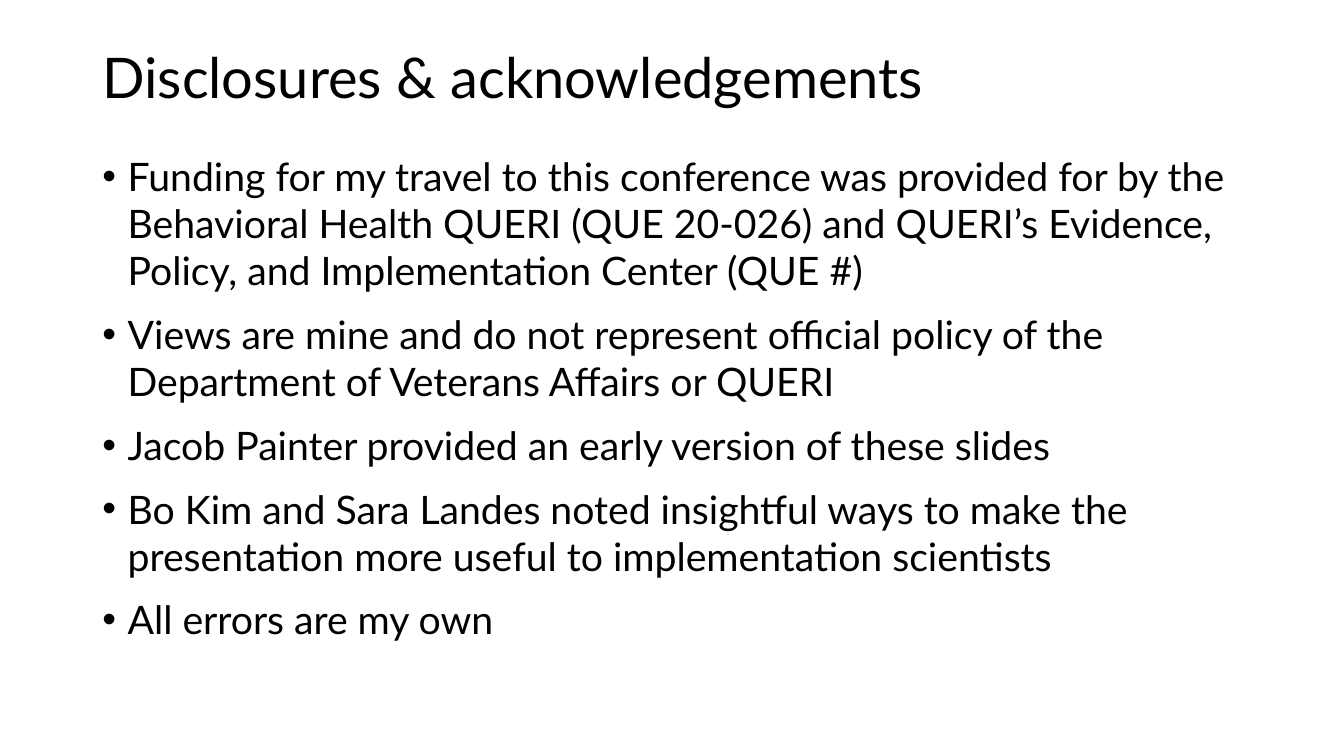
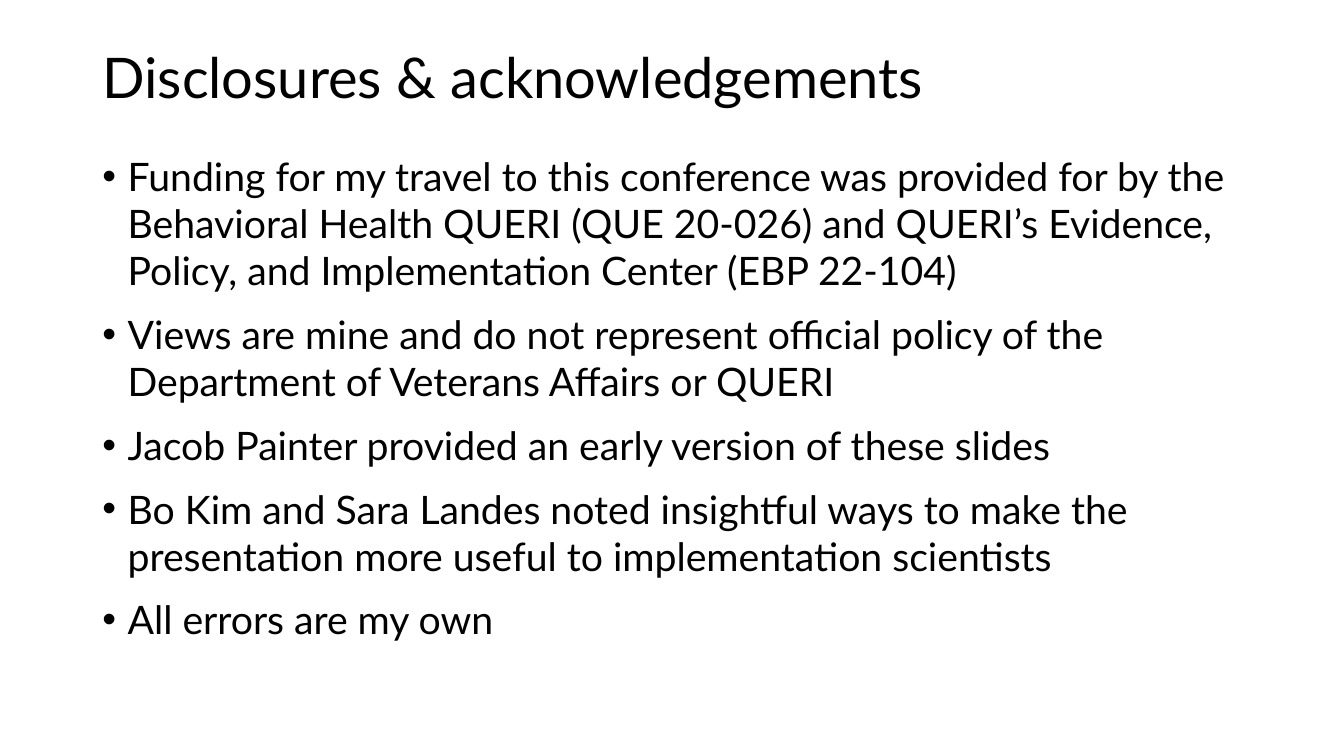
Before and after one commit to zabcia/trainings, a slide deck: slide 2 of queri23_bia/Budget Impact Analysis for Implementation Projects.pptx. Drawn at 1344x756 pixels with LibreOffice and Linux fonts; fonts in the diff are those of the drawing. Boxes give left, top, right and bottom in pixels: in the first picture for what was removed or moved away, otherwise in the second. Text is boxed around its words. In the diff, an @@ line names an element or a change of style, - is before the commit and + after.

```diff
--- a/queri23_bia/Budget Impact Analysis for Implementation Projects.pptx
+++ b/queri23_bia/Budget Impact Analysis for Implementation Projects.pptx
@@ text at (128,162,1225,292): text changed @@
-• Funding for my travel to this conference was provided for by the Behavioral Health QUERI (QUE 20-026) and QUERI’s Evidence, Policy, and Implementation Center (QUE #)
+• Funding for my travel to this conference was provided for by the Behavioral Health QUERI (QUE 20-026) and QUERI’s Evidence, Policy, and Implementation Center (EBP 22-104)
```
Also in this commit, not shown: 2 other files.
